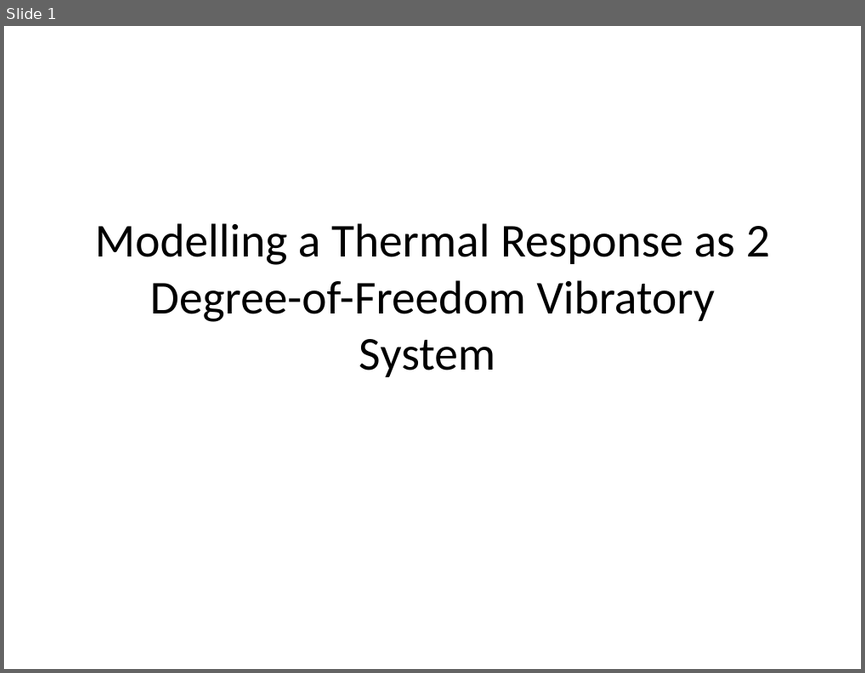
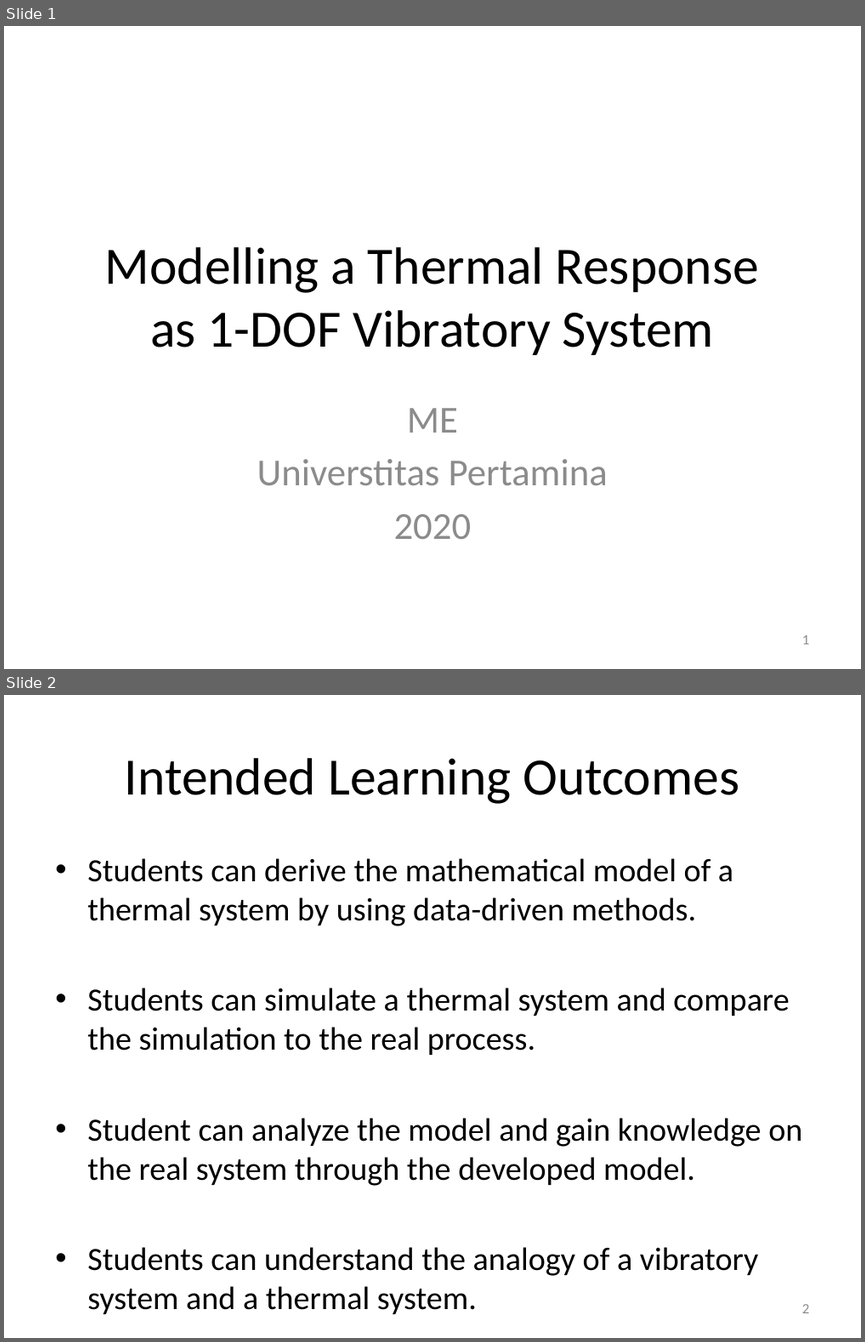
Before and after one commit to auralius/up_temperature_control_device, a slide deck: Activities/Presentations/SOPDT Optimization.pptx. Shown one above the other, each under a label of ours: slide 1 before the commit, slides 1 and 2 after it. The pictures are 865x673 and 865x1342 pixels, drawn with LibreOffice and Linux fonts; fonts in the diff are those of the drawing. Boxes give left, top, right and bottom in pixels: in the first picture for what was removed or moved away, otherwise in the second. Text is boxed around its words. In the diff, an @@ line names an element or a change of style, - is before the commit and + after.

Commit message:
Updated the ppt: SPODT with optimization process

```diff
--- a/Activities/Presentations/SOPDT Optimization.pptx
+++ b/Activities/Presentations/SOPDT Optimization.pptx
@@ slide 2 added at (x1=4, y1=695, x2=861, y2=1338), background #FFFFFF @@
@@ title added at (x1=125, y1=758, x2=739, y2=804), 44 pt, text #000000 @@
+Intended Learning Outcomes
@@ text added at (x1=87, y1=858, x2=802, y2=1276), 27.2 pt, text #000000 @@
+• Students can derive the mathematical model of a thermal system by using data-driven methods.
+• Students can simulate a thermal system and compare the simulation to the real process.
+• Student can analyze the model and gain knowledge on the real system through the developed model.
+• Students can understand the analogy of a vibratory system and a thermal system.
@@ page number added at (x1=802, y1=1304, x2=809, y2=1313), 12 pt, text #8C8C8C @@
+2
@@ slide 1 changed as well @@
@@ title at (x1=105, y1=247, x2=759, y2=355): text changed; size 39.6 to 44 pt @@
-Modelling a Thermal Response as 2 Degree-of-Freedom Vibratory System
+Modelling a Thermal Response as 1-DOF Vibratory System
@@ subtitle added at (x1=257, y1=408, x2=608, y2=539), 32 pt, text #8C8C8C @@
+ME
+Universtitas Pertamina
+2020
@@ page number added at (x1=802, y1=635, x2=809, y2=644), 12 pt, text #8C8C8C @@
+1
```
Also in this commit, not shown: 9 other slides added, 5 slides removed.
